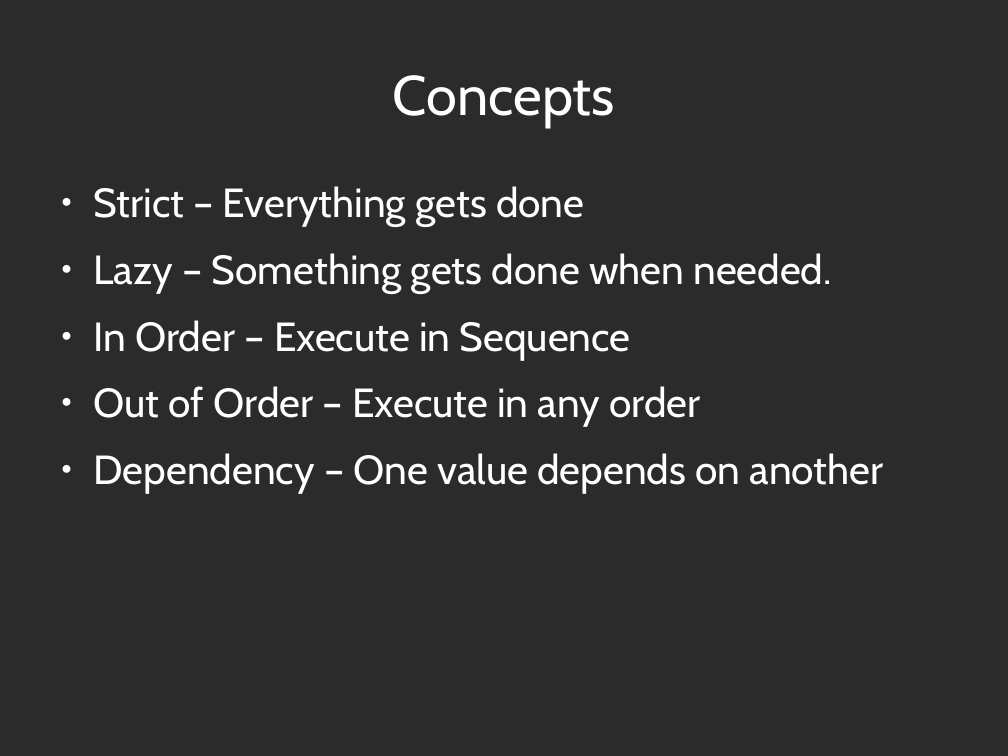
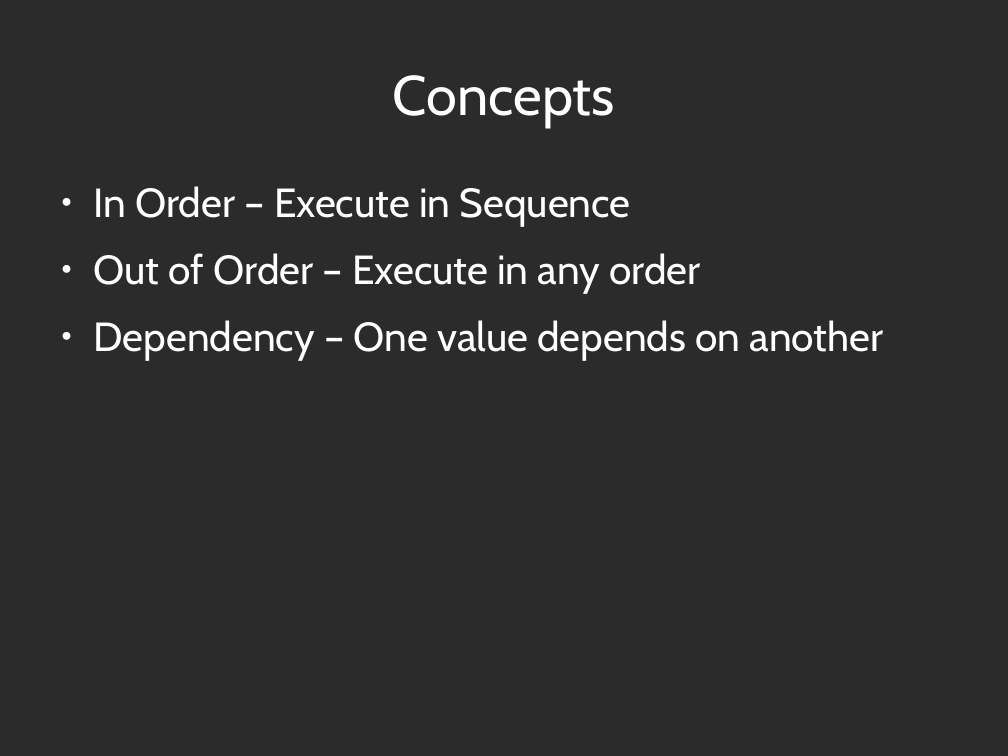
Before and after one commit to abramhindle/python-iteration-talk, a slide deck: slide 5 of iteration-talk-js.odp. Drawn at 1008x756 pixels with LibreOffice and Linux fonts; fonts in the diff are those of the drawing; background and template pictures are left out; a plain dark background stands for a picture behind light text. Boxes give left, top, right and bottom in pixels: in the first picture for what was removed or moved away, otherwise in the second. Text is boxed around its words. In the diff, an @@ line names an element or a change of style, - is before the commit and + after.

Commit message:
minor-edits

```diff
--- a/iteration-talk-js.odp
+++ b/iteration-talk-js.odp
@@ text at <box>94,186,832,293</box>: paragraphs removed @@
-● Strict – Everything gets done
-● Lazy – Something gets done when needed.
```
Also in this commit, not shown: 1 other slide changed, 1 slide added.
